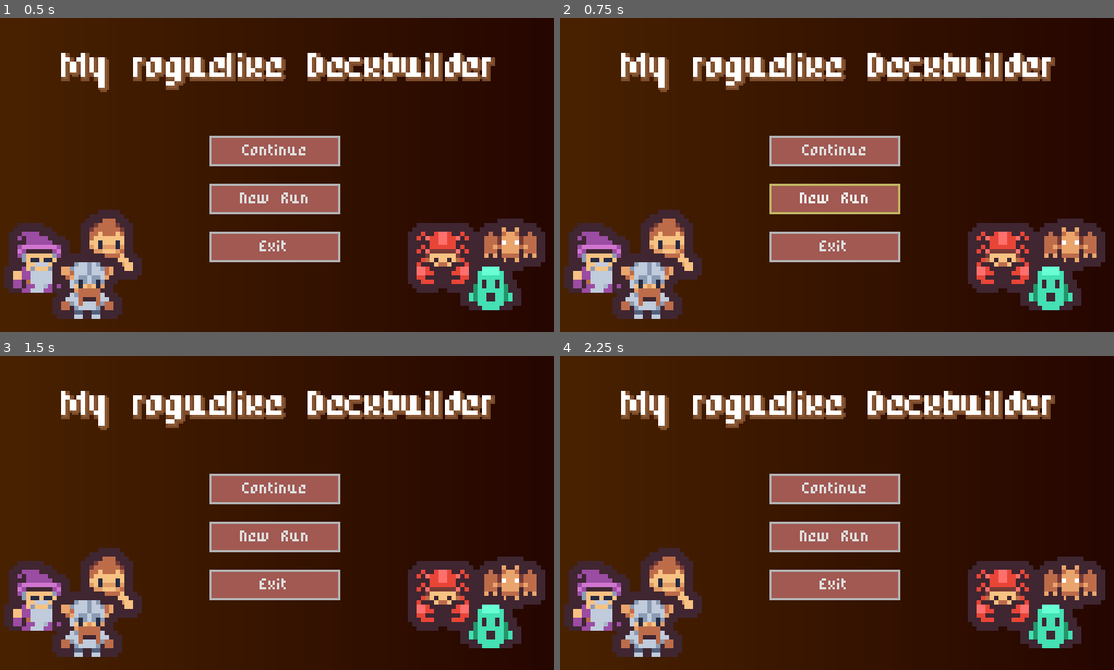
Above: before the commit, frames 1-4 (two rows, left to right).
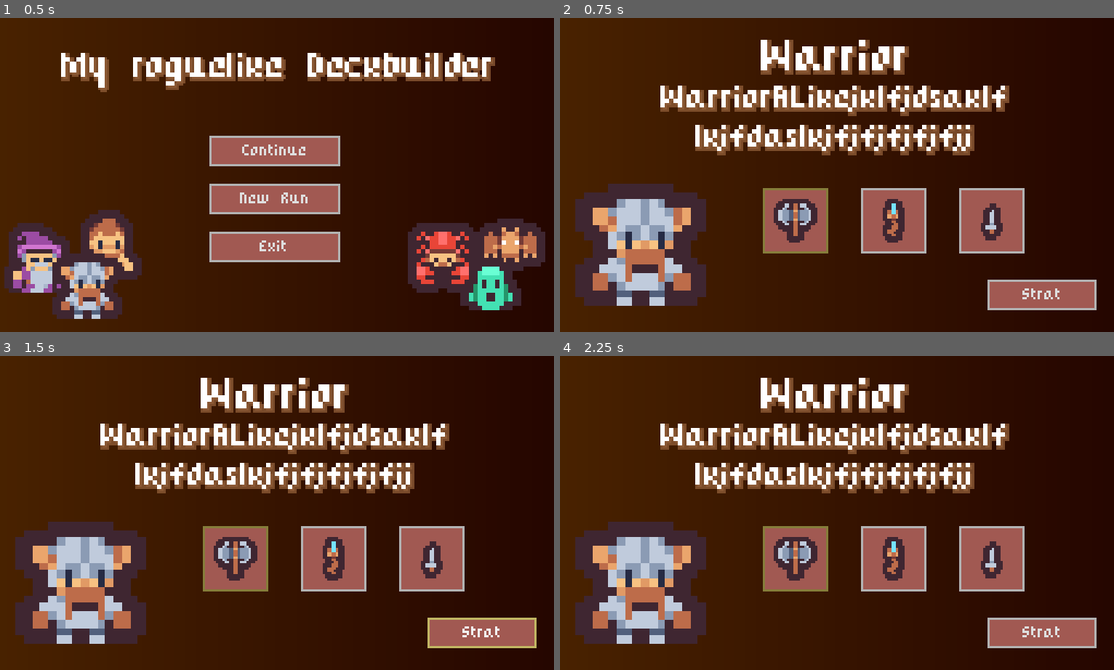
Above: after the commit, the same moments.

Repository: koreem-ahmed/cards-slayer
Game: Godot game, scene res://scenes/Ui/main_menu.tscn
The game is run twice, just before and just after one commit, with the same random seed, the same clock (stepped at 60 frames per second) and the same inputs. This scene is started directly instead of the project's main scene.
Inputs (mouse positions are in pixels of both pictures, inside the frame that each line leads up to):
- Up to frame 1 (0.5 s): no input
- Up to frame 2 (0.75 s): click "New Run" at 0.5 s
- Up to frame 3 (1.5 s): click (481, 632) at 1.25 s, where only the run after the commit has a clickable "Strat"
- Up to frame 4 (2.25 s): click (798, 560) at 2.02 s

Frame 1 is identical in both runs. In frame 2, 36% of the frame differs, in the area x 0-99%, y 6-96%; in frame 3, 36%; in frame 4, 36%.
Error after the commit: Parse Error: Could not preload resource file "res://characters/Assassin/assassin.tres". (res://scenes/Ui/char_selector.gd:3)

Commit message:
making the character selector and the main architecture for the places the the player can go into.
i made the map, rewards, show, campfire, treasure. i will begin working on there functions next.

Diff:
--- /dev/null
+++ b/assets/themes/char_select_btn_group.tres
@@ -0,0 +1,3 @@
+[gd_resource type="ButtonGroup" format=3 uid="uid://v860nuurwx0m"]
+
+[resource]
--- /dev/null
+++ b/characters/Assassin/assassin.tres
@@ -0,0 +1,17 @@
+[gd_resource type="Resource" script_class="CharacterStats" format=3 uid="uid://dtyu536wxp5l8"]
+
+[ext_resource type="Script" uid="uid://qvbqe5cy1sgr" path="res://resources/character_stats.gd" id="1_g0uh6"]
+[ext_resource type="Texture2D" uid="uid://cwf6dyi56tgo" path="res://assets/tile_0088.png" id="1_ydltv"]
+[ext_resource type="Resource" uid="uid://dqtcgxnd6wmf6" path="res://characters/warrior/worrior_starting_deck.tres" id="3_0ilhd"]
+
+[resource]
+script = ExtResource("1_g0uh6")
+char_name = "Assassin"
+description = "Always behind your back and in your shadows, So be carful."
+photo = ExtResource("1_ydltv")
+starting_deck = ExtResource("3_0ilhd")
+cards_per_turn = 5
+max_mana = 3
+max_health = 24
+art = ExtResource("1_ydltv")
+metadata/_custom_type_script = "uid://qvbqe5cy1sgr"
--- /dev/null
+++ b/characters/Mage/mage.tres
@@ -0,0 +1,18 @@
+[gd_resource type="Resource" script_class="CharacterStats" format=3 uid="uid://blgvep8lm0vk2"]
+
+[ext_resource type="Texture2D" uid="uid://dpfqok8tuy4r7" path="res://assets/tile_0084.png" id="1_aw8w7"]
+[ext_resource type="Script" uid="uid://qvbqe5cy1sgr" path="res://resources/character_stats.gd" id="1_o28s3"]
+[ext_resource type="Resource" uid="uid://dqtcgxnd6wmf6" path="res://characters/warrior/worrior_starting_deck.tres" id="3_2tov5"]
+
+[resource]
+script = ExtResource("1_o28s3")
+char_name = "Mage"
+description = "Years of wisdom and
+recurring back pain."
+photo = ExtResource("1_aw8w7")
+starting_deck = ExtResource("3_2tov5")
+cards_per_turn = 3
+max_mana = 4
+max_health = 27
+art = ExtResource("1_aw8w7")
+metadata/_custom_type_script = "uid://qvbqe5cy1sgr"
--- a/characters/warrior/warrior.tres
+++ b/characters/warrior/warrior.tres
@@ -6,6 +6,9 @@
 
 [resource]
 script = ExtResource("1_nliw2")
+char_name = "Warrior"
+description = "His hobby is slicing things."
+photo = ExtResource("1_xju84")
 starting_deck = ExtResource("3_wgifn")
 cards_per_turn = 4
 max_mana = 3
--- a/globals/events.gd
+++ b/globals/events.gd
@@ -22,3 +22,19 @@
 
 # battle signals
 signal battle_over_screen_requested(text: String, type: BattleOverPanel.Type)
+signal battle_won
+
+# map signals
+signal map_exited
+
+# shop signals
+signal shop_exited
+
+# campfire signals
+signal campfire_exited
+
+# battle reward signals
+signal battle_reward_exited
+
+# treasure room signals
+signal treasure_room_exited
--- a/resources/character_stats.gd
+++ b/resources/character_stats.gd
@@ -3,6 +3,12 @@
 
 class_name CharacterStats
 
+@export_group("Visuals")
+@export var char_name: String
+@export_multiline var description: String
+@export var photo: Texture
+
+@export_group("Gameplay Data")
 @export var starting_deck: CardPile
 @export var cards_per_turn: int
 @export var max_mana: int
--- /dev/null
+++ b/scenes/Battle Reawards/battle_rewards.gd
@@ -0,0 +1,5 @@
+extends Control
+
+
+func _on_back_btn_pressed() -> void:
+	Events.battle_reward_exited.emit()
--- /dev/null
+++ b/scenes/Battle Reawards/battle_rewards.tscn
@@ -0,0 +1,50 @@
+[gd_scene format=3 uid="uid://dj1k361jnw8bc"]
+
+[ext_resource type="Script" uid="uid://csgi8scfua05o" path="res://scenes/Battle Reawards/battle_rewards.gd" id="1_fkwnd"]
+
+[node name="Battle rewards" type="Control" unique_id=1442872731]
+layout_mode = 3
+anchors_preset = 15
+anchor_right = 1.0
+anchor_bottom = 1.0
+grow_horizontal = 2
+grow_vertical = 2
+mouse_filter = 2
+script = ExtResource("1_fkwnd")
+
+[node name="ColorRect" type="ColorRect" parent="." unique_id=1785835429]
+layout_mode = 1
+anchors_preset = 15
+anchor_right = 1.0
+anchor_bottom = 1.0
+grow_horizontal = 2
+grow_vertical = 2
+mouse_filter = 2
+color = Color(0.03137255, 0.03137255, 0.03137255, 0.627451)
+
+[node name="VBoxContainer" type="VBoxContainer" parent="." unique_id=1751950309]
+layout_mode = 1
+anchors_preset = 8
+anchor_left = 0.5
+anchor_top = 0.5
+anchor_right = 0.5
+anchor_bottom = 0.5
+offset_left = -20.0
+offset_top = -20.0
+offset_right = 20.0
+offset_bottom = 20.0
+grow_horizontal = 2
+grow_vertical = 2
+
+[node name="Label" type="Label" parent="VBoxContainer" unique_id=501648558]
+layout_mode = 2
+text = "Battle Rewards"
+horizontal_alignment = 1
+vertical_alignment = 1
+
+[node name="Back btn" type="Button" parent="VBoxContainer" unique_id=967493009]
+custom_minimum_size = Vector2(0, 13)
+layout_mode = 2
+text = "Go Back"
+
+[connection signal="pressed" from="VBoxContainer/Back btn" to="." method="_on_back_btn_pressed"]
--- /dev/null
+++ b/scenes/Campfire/campfire.gd
@@ -0,0 +1,5 @@
+extends Control
+
+
+func _on_back_btn_pressed() -> void:
+	Events.campfire_exited.emit()
--- /dev/null
+++ b/scenes/Campfire/campfire.tscn
@@ -0,0 +1,50 @@
+[gd_scene format=3 uid="uid://dlikem1hnavf4"]
+
+[ext_resource type="Script" uid="uid://soxr47h1h5nw" path="res://scenes/Campfire/campfire.gd" id="1_lrxbu"]
+
+[node name="Campfire" type="Control" unique_id=1442872731]
+layout_mode = 3
+anchors_preset = 15
+anchor_right = 1.0
+anchor_bottom = 1.0
+grow_horizontal = 2
+grow_vertical = 2
+mouse_filter = 2
+script = ExtResource("1_lrxbu")
+
+[node name="ColorRect" type="ColorRect" parent="." unique_id=1785835429]
+layout_mode = 1
+anchors_preset = 15
+anchor_right = 1.0
+anchor_bottom = 1.0
+grow_horizontal = 2
+grow_vertical = 2
+mouse_filter = 2
+color = Color(0.03137255, 0.03137255, 0.03137255, 0.627451)
+
+[node name="VBoxContainer" type="VBoxContainer" parent="." unique_id=1751950309]
+layout_mode = 1
+anchors_preset = 8
+anchor_left = 0.5
+anchor_top = 0.5
+anchor_right = 0.5
+anchor_bottom = 0.5
+offset_left = -20.0
+offset_top = -20.0
+offset_right = 20.0
+offset_bottom = 20.0
+grow_horizontal = 2
+grow_vertical = 2
+
+[node name="Label" type="Label" parent="VBoxContainer" unique_id=501648558]
+layout_mode = 2
+text = "Campfire"
+horizontal_alignment = 1
+vertical_alignment = 1
+
+[node name="Back btn" type="Button" parent="VBoxContainer" unique_id=967493009]
+custom_minimum_size = Vector2(0, 13)
+layout_mode = 2
+text = "Go Back"
+
+[connection signal="pressed" from="VBoxContainer/Back btn" to="." method="_on_back_btn_pressed"]
--- /dev/null
+++ b/scenes/Map/map.gd
@@ -0,0 +1,5 @@
+extends Control
+
+
+func _on_back_btn_pressed() -> void:
+	Events.map_exited.emit()
--- /dev/null
+++ b/scenes/Map/map.tscn
@@ -0,0 +1,45 @@
+[gd_scene format=3 uid="uid://dkgh6rxaleoar"]
+
+[node name="Map" type="Control" unique_id=1442872731]
+layout_mode = 3
+anchors_preset = 15
+anchor_right = 1.0
+anchor_bottom = 1.0
+grow_horizontal = 2
+grow_vertical = 2
+mouse_filter = 2
+
+[node name="ColorRect" type="ColorRect" parent="." unique_id=1785835429]
+layout_mode = 1
+anchors_preset = 15
+anchor_right = 1.0
+anchor_bottom = 1.0
+grow_horizontal = 2
+grow_vertical = 2
+mouse_filter = 2
+color = Color(0.03137255, 0.03137255, 0.03137255, 0.627451)
+
+[node name="VBoxContainer" type="VBoxContainer" parent="." unique_id=1751950309]
+layout_mode = 1
+anchors_preset = 8
+anchor_left = 0.5
+anchor_top = 0.5
+anchor_right = 0.5
+anchor_bottom = 0.5
+offset_left = -20.0
+offset_top = -20.0
+offset_right = 20.0
+offset_bottom = 20.0
+grow_horizontal = 2
+grow_vertical = 2
+
+[node name="Label" type="Label" parent="VBoxContainer" unique_id=501648558]
+layout_mode = 2
+text = "Map"
+horizontal_alignment = 1
+vertical_alignment = 1
+
+[node name="Button" type="Button" parent="VBoxContainer" unique_id=967493009]
+custom_minimum_size = Vector2(0, 13)
+layout_mode = 2
+text = "Go Back"
--- /dev/null
+++ b/scenes/Run/run.tscn
@@ -0,0 +1,3 @@
+[gd_scene format=3 uid="uid://dpekgnxmi2vp4"]
+
+[node name="Run" type="Node" unique_id=656536783]
--- /dev/null
+++ b/scenes/Shop/shop.gd
@@ -0,0 +1,5 @@
+extends Control
+
+
+func _on_back_btn_pressed() -> void:
+	Events.shop_exited.emit()
--- /dev/null
+++ b/scenes/Shop/shop.tscn
@@ -0,0 +1,50 @@
+[gd_scene format=3 uid="uid://bb2fjk4iwqea8"]
+
+[ext_resource type="Script" uid="uid://dostko8yt0dm0" path="res://scenes/Shop/shop.gd" id="1_5khn6"]
+
+[node name="Shop" type="Control" unique_id=1442872731]
+layout_mode = 3
+anchors_preset = 15
+anchor_right = 1.0
+anchor_bottom = 1.0
+grow_horizontal = 2
+grow_vertical = 2
+mouse_filter = 2
+script = ExtResource("1_5khn6")
+
+[node name="ColorRect" type="ColorRect" parent="." unique_id=1785835429]
+layout_mode = 1
+anchors_preset = 15
+anchor_right = 1.0
+anchor_bottom = 1.0
+grow_horizontal = 2
+grow_vertical = 2
+mouse_filter = 2
+color = Color(0.03137255, 0.03137255, 0.03137255, 0.627451)
+
+[node name="VBoxContainer" type="VBoxContainer" parent="." unique_id=1751950309]
+layout_mode = 1
+anchors_preset = 8
+anchor_left = 0.5
+anchor_top = 0.5
+anchor_right = 0.5
+anchor_bottom = 0.5
+offset_left = -20.0
+offset_top = -20.0
+offset_right = 20.0
+offset_bottom = 20.0
+grow_horizontal = 2
+grow_vertical = 2
+
+[node name="Label" type="Label" parent="VBoxContainer" unique_id=501648558]
+layout_mode = 2
+text = "Shop"
+horizontal_alignment = 1
+vertical_alignment = 1
+
+[node name="Back btn" type="Button" parent="VBoxContainer" unique_id=967493009]
+custom_minimum_size = Vector2(0, 13)
+layout_mode = 2
+text = "Go Back"
+
+[connection signal="pressed" from="VBoxContainer/Back btn" to="." method="_on_back_btn_pressed"]
--- /dev/null
+++ b/scenes/Treasure/treasure.gd
@@ -0,0 +1,5 @@
+extends Control
+
+
+func _on_back_btn_pressed() -> void:
+	Events.treasure_room_exited.emit()
--- /dev/null
+++ b/scenes/Treasure/treasure.tscn
@@ -0,0 +1,50 @@
+[gd_scene format=3 uid="uid://igh5etc3c3mc"]
+
+[ext_resource type="Script" uid="uid://soxr47h1h5nw" path="res://scenes/Campfire/campfire.gd" id="1_w5x8h"]
+
+[node name="Campfire" type="Control" unique_id=1442872731]
+layout_mode = 3
+anchors_preset = 15
+anchor_right = 1.0
+anchor_bottom = 1.0
+grow_horizontal = 2
+grow_vertical = 2
+mouse_filter = 2
+script = ExtResource("1_w5x8h")
+
+[node name="ColorRect" type="ColorRect" parent="." unique_id=1785835429]
+layout_mode = 1
+anchors_preset = 15
+anchor_right = 1.0
+anchor_bottom = 1.0
+grow_horizontal = 2
+grow_vertical = 2
+mouse_filter = 2
+color = Color(0.03137255, 0.03137255, 0.03137255, 0.627451)
+
+[node name="VBoxContainer" type="VBoxContainer" parent="." unique_id=1751950309]
+layout_mode = 1
+anchors_preset = 8
+anchor_left = 0.5
+anchor_top = 0.5
+anchor_right = 0.5
+anchor_bottom = 0.5
+offset_left = -20.0
+offset_top = -20.0
+offset_right = 20.0
+offset_bottom = 20.0
+grow_horizontal = 2
+grow_vertical = 2
+
+[node name="Label" type="Label" parent="VBoxContainer" unique_id=501648558]
+layout_mode = 2
+text = "Campfire"
+horizontal_alignment = 1
+vertical_alignment = 1
+
+[node name="Back btn" type="Button" parent="VBoxContainer" unique_id=967493009]
+custom_minimum_size = Vector2(0, 13)
+layout_mode = 2
+text = "Go Back"
+
+[connection signal="pressed" from="VBoxContainer/Back btn" to="." method="_on_back_btn_pressed"]
--- a/scenes/Ui/battle_over_panel.gd
+++ b/scenes/Ui/battle_over_panel.gd
@@ -25,7 +25,7 @@
 
 
 func _on_continue_btn_pressed() -> void:
-	get_tree().quit()
+	Events.battle_won.emit()
 
 
 func _on_restart_btn_pressed() -> void:
--- a/scenes/Ui/char_selector.gd
+++ b/scenes/Ui/char_selector.gd
@@ -1 +1,40 @@
 extends Control
+
+const ASSASSIN_STATS = preload("res://characters/Assassin/assassin.tres")
+const MAGE_STATS = preload("res://characters/Mage/mage.tres")
+const WARRIOR_STATS = preload("res://characters/warrior/warrior.tres")
+
+@onready var title: Label = %Title
+@onready var description: Label = %Description
+@onready var char_photo: TextureRect = %"Char photo"
+
+var current_char: CharacterStats : set = set_current_char
+
+
+func _ready() -> void:
+	set_current_char(WARRIOR_STATS)
+
+
+func set_current_char(new_char: CharacterStats) -> void:
+	current_char = new_char
+	title.text = current_char.char_name
+	description.text = current_char.description
+	char_photo.texture = current_char.photo
+
+
+
+
+func _on_start_btn_pressed() -> void:
+	pass
+
+
+func _on_warrior_btn_pressed() -> void:
+	current_char = WARRIOR_STATS
+
+
+func _on_mage_btn_pressed() -> void:
+	current_char = MAGE_STATS
+
+
+func _on_assassin_btn_pressed() -> void:
+	current_char = ASSASSIN_STATS
--- a/scenes/Ui/char_selector.tscn
+++ b/scenes/Ui/char_selector.tscn
@@ -1,12 +1,11 @@
 [gd_scene format=3 uid="uid://df0l5gocy7ubd"]
 
-[ext_resource type="Script" uid="uid://eb25m8cbjcsv" path="res://scenes/Ui/main_menu.gd" id="1_o0pjv"]
-[ext_resource type="Texture2D" uid="uid://dpfqok8tuy4r7" path="res://assets/tile_0084.png" id="2_uiw2f"]
-[ext_resource type="Texture2D" uid="uid://cwf6dyi56tgo" path="res://assets/tile_0088.png" id="3_g2u4j"]
-[ext_resource type="Texture2D" uid="uid://cpydvk8mq66o5" path="res://assets/tile_0087.png" id="4_nhsl2"]
-[ext_resource type="Texture2D" uid="uid://1u3b3hwqd8yh" path="res://assets/tile_0110.png" id="5_t2ff1"]
-[ext_resource type="Texture2D" uid="uid://con6y7mc74c5a" path="res://assets/tile_0120.png" id="6_ctwdy"]
-[ext_resource type="Texture2D" uid="uid://c24y6l0ivlqp7" path="res://assets/tile_0108.png" id="7_ft4ix"]
+[ext_resource type="Script" uid="uid://b01g0oydcxywq" path="res://scenes/Ui/char_selector.gd" id="1_4yp32"]
+[ext_resource type="Texture2D" uid="uid://cpydvk8mq66o5" path="res://assets/tile_0087.png" id="2_xwq8t"]
+[ext_resource type="ButtonGroup" uid="uid://v860nuurwx0m" path="res://assets/themes/char_select_btn_group.tres" id="3_p12q4"]
+[ext_resource type="Texture2D" uid="uid://cqcal03735mv8" path="res://assets/tile_0118.png" id="4_o0pjv"]
+[ext_resource type="Texture2D" uid="uid://pgj8vfpj6tc5" path="res://assets/tile_0130.png" id="5_uiw2f"]
+[ext_resource type="Texture2D" uid="uid://bfvi02kojsa00" path="res://assets/tile_0103.png" id="6_g2u4j"]
 
 [sub_resource type="Gradient" id="Gradient_366un"]
 offsets = PackedFloat32Array(0.006147541, 1)
@@ -17,18 +16,23 @@
 width = 50
 
 [sub_resource type="LabelSettings" id="LabelSettings_djw83"]
-font_size = 13
 shadow_size = 4
 shadow_color = Color(0.56427056, 0.3634726, 0.217381, 0.75686276)
 
-[node name="Main Menu" type="Control" unique_id=721972043]
+[sub_resource type="LabelSettings" id="LabelSettings_40wab"]
+line_spacing = 6.0
+font_size = 12
+shadow_size = 4
+shadow_color = Color(0.56427056, 0.3634726, 0.217381, 0.75686276)
+
+[node name="char selector" type="Control" unique_id=721972043]
 layout_mode = 3
 anchors_preset = 15
 anchor_right = 1.0
 anchor_bottom = 1.0
 grow_horizontal = 2
 grow_vertical = 2
-script = ExtResource("1_o0pjv")
+script = ExtResource("1_4yp32")
 
 [node name="Background" type="TextureRect" parent="." unique_id=1577286101]
 layout_mode = 1
@@ -39,88 +43,146 @@
 grow_vertical = 2
 texture = SubResource("GradientTexture2D_nt0y2")
 
-[node name="Label" type="Label" parent="." unique_id=1399714242]
+[node name="Char Text" type="VBoxContainer" parent="." unique_id=261884407]
+layout_mode = 1
+anchors_preset = 5
+anchor_left = 0.5
+anchor_right = 0.5
+offset_left = -118.5
+offset_top = 10.0
+offset_right = 118.5
+offset_bottom = 68.0
+grow_horizontal = 2
+
+[node name="Title" type="Label" parent="Char Text" unique_id=1399714242]
+unique_name_in_owner = true
+layout_mode = 2
+size_flags_horizontal = 4
+text = "Warrior"
+label_settings = SubResource("LabelSettings_djw83")
+horizontal_alignment = 1
+vertical_alignment = 1
+
+[node name="Description" type="Label" parent="Char Text" unique_id=1981220248]
+unique_name_in_owner = true
+layout_mode = 2
+size_flags_horizontal = 4
+text = "WarriorALikejklfjdsaklf
+lkjfdaslkjfjfjfjfjfjj"
+label_settings = SubResource("LabelSettings_40wab")
+horizontal_alignment = 1
+vertical_alignment = 1
+
+[node name="Char photo" type="TextureRect" parent="." unique_id=2029403884]
+unique_name_in_owner = true
+custom_minimum_size = Vector2(60, 60)
+layout_mode = 1
+anchors_preset = 2
+anchor_top = 1.0
+anchor_bottom = 1.0
+offset_left = 9.0
+offset_top = -72.0
+offset_right = 69.0
+offset_bottom = -12.0
+grow_vertical = 0
+texture = ExtResource("2_xwq8t")
+expand_mode = 1
+stretch_mode = 5
+
+[node name="Start btn" type="Button" parent="." unique_id=575486517]
+layout_mode = 1
+anchors_preset = 3
+anchor_left = 1.0
+anchor_top = 1.0
+anchor_right = 1.0
+anchor_bottom = 1.0
+offset_left = -58.0
+offset_top = -24.0
+offset_right = -8.0
+offset_bottom = -10.0
+grow_horizontal = 0
+grow_vertical = 0
+text = "Strat"
+
+[node name="Char btns" type="HBoxContainer" parent="." unique_id=1451214619]
+layout_mode = 0
+offset_left = 95.0
+offset_top = 78.0
+offset_right = 215.0
+offset_bottom = 108.0
+theme_override_constants/separation = 15
+
+[node name="Warrior btn" type="Button" parent="Char btns" unique_id=1997236961]
+custom_minimum_size = Vector2(30, 30)
+layout_mode = 2
+toggle_mode = true
+button_pressed = true
+button_group = ExtResource("3_p12q4")
+
+[node name="icon" type="TextureRect" parent="Char btns/Warrior btn" unique_id=2017021334]
 layout_mode = 1
 anchors_preset = 8
 anchor_left = 0.5
 anchor_top = 0.5
 anchor_right = 0.5
 anchor_bottom = 0.5
-offset_left = -98.0
-offset_top = -56.0
-offset_right = 102.0
-offset_bottom = -42.0
+offset_left = -10.0
+offset_top = -10.0
+offset_right = 10.0
+offset_bottom = 10.0
 grow_horizontal = 2
 grow_vertical = 2
-text = "My 	roguelike Deckbuilder"
-label_settings = SubResource("LabelSettings_djw83")
-horizontal_alignment = 1
-vertical_alignment = 1
+texture = ExtResource("4_o0pjv")
+expand_mode = 1
+stretch_mode = 5
 
-[node name="VBoxContainer" type="VBoxContainer" parent="." unique_id=2130231381]
+[node name="Mage btn" type="Button" parent="Char btns" unique_id=259867626]
+custom_minimum_size = Vector2(30, 30)
+layout_mode = 2
+toggle_mode = true
+button_group = ExtResource("3_p12q4")
+
+[node name="icon" type="TextureRect" parent="Char btns/Mage btn" unique_id=2036236958]
 layout_mode = 1
 anchors_preset = 8
 anchor_left = 0.5
 anchor_top = 0.5
 anchor_right = 0.5
 anchor_bottom = 0.5
-offset_left = -30.0
-offset_top = -18.0
-offset_right = 30.0
-offset_bottom = 40.0
+offset_left = -10.0
+offset_top = -10.0
+offset_right = 10.0
+offset_bottom = 10.0
 grow_horizontal = 2
 grow_vertical = 2
-theme_override_constants/separation = 8
+texture = ExtResource("5_uiw2f")
+expand_mode = 1
+stretch_mode = 5
 
-[node name="Continue btn" type="Button" parent="VBoxContainer" unique_id=1473653197]
-unique_name_in_owner = true
-custom_minimum_size = Vector2(0, 14)
+[node name="Assassin btn" type="Button" parent="Char btns" unique_id=1393747152]
+custom_minimum_size = Vector2(30, 30)
 layout_mode = 2
-text = "Continue"
+toggle_mode = true
+button_group = ExtResource("3_p12q4")
 
-[node name="New run btn" type="Button" parent="VBoxContainer" unique_id=570223225]
-custom_minimum_size = Vector2(0, 14)
-layout_mode = 2
-text = "New Run"
+[node name="icon" type="TextureRect" parent="Char btns/Assassin btn" unique_id=214418744]
+layout_mode = 1
+anchors_preset = 8
+anchor_left = 0.5
+anchor_top = 0.5
+anchor_right = 0.5
+anchor_bottom = 0.5
+offset_left = -10.0
+offset_top = -10.0
+offset_right = 10.0
+offset_bottom = 10.0
+grow_horizontal = 2
+grow_vertical = 2
+texture = ExtResource("6_g2u4j")
+expand_mode = 1
+stretch_mode = 5
 
-[node name="Exit btn" type="Button" parent="VBoxContainer" unique_id=1501078377]
-custom_minimum_size = Vector2(0, 14)
-layout_mode = 2
-text = "Exit"
-
-[node name="Wizard" type="Sprite2D" parent="." unique_id=2027111655]
-position = Vector2(20, 110)
-scale = Vector2(2, 2)
-texture = ExtResource("2_uiw2f")
-
-[node name="Assassin" type="Sprite2D" parent="." unique_id=522579285]
-position = Vector2(51, 104)
-scale = Vector2(2, 2)
-texture = ExtResource("3_g2u4j")
-
-[node name="Warrior" type="Sprite2D" parent="." unique_id=1585667053]
-position = Vector2(42, 122)
-scale = Vector2(2, 2)
-texture = ExtResource("4_nhsl2")
-
-[node name="Crab" type="Sprite2D" parent="." unique_id=1166522159]
-position = Vector2(205, 110)
-scale = Vector2(2, 2)
-texture = ExtResource("5_t2ff1")
-flip_h = true
-
-[node name="Bat" type="Sprite2D" parent="." unique_id=1006514865]
-position = Vector2(236, 104)
-scale = Vector2(2, 2)
-texture = ExtResource("6_ctwdy")
-flip_h = true
-
-[node name="ghost" type="Sprite2D" parent="." unique_id=1195065024]
-position = Vector2(227, 122)
-scale = Vector2(2, 2)
-texture = ExtResource("7_ft4ix")
-flip_h = true
-
-[connection signal="pressed" from="VBoxContainer/Continue btn" to="." method="_on_continue_pressed"]
-[connection signal="pressed" from="VBoxContainer/New run btn" to="." method="_on_new_run_pressed"]
-[connection signal="pressed" from="VBoxContainer/Exit btn" to="." method="_on_exit_pressed"]
+[connection signal="pressed" from="Start btn" to="." method="_on_start_btn_pressed"]
+[connection signal="pressed" from="Char btns/Warrior btn" to="." method="_on_warrior_btn_pressed"]
+[connection signal="pressed" from="Char btns/Mage btn" to="." method="_on_mage_btn_pressed"]
+[connection signal="pressed" from="Char btns/Assassin btn" to="." method="_on_assassin_btn_pressed"]
--- a/scenes/Ui/main_menu.gd
+++ b/scenes/Ui/main_menu.gd
@@ -1,4 +1,6 @@
 extends Control
+
+const CHAR_SELECTOR_SCENE = preload("res://scenes/Ui/char_selector.tscn")
 
 @onready var continue_btn: Button = %"Continue btn"
 
@@ -12,7 +14,7 @@
 
 
 func _on_new_run_pressed() -> void:
-	pass
+	get_tree().change_scene_to_packed(CHAR_SELECTOR_SCENE)
 
 
 func _on_exit_pressed() -> void:
Not shown, added: scenes/Battle Reawards/battle_rewards.gd.uid
Not shown, added: scenes/Campfire/campfire.gd.uid
Not shown, added: scenes/Map/map.gd.uid
Not shown, added: scenes/Shop/shop.gd.uid
Not shown, added: scenes/Treasure/treasure.gd.uid
